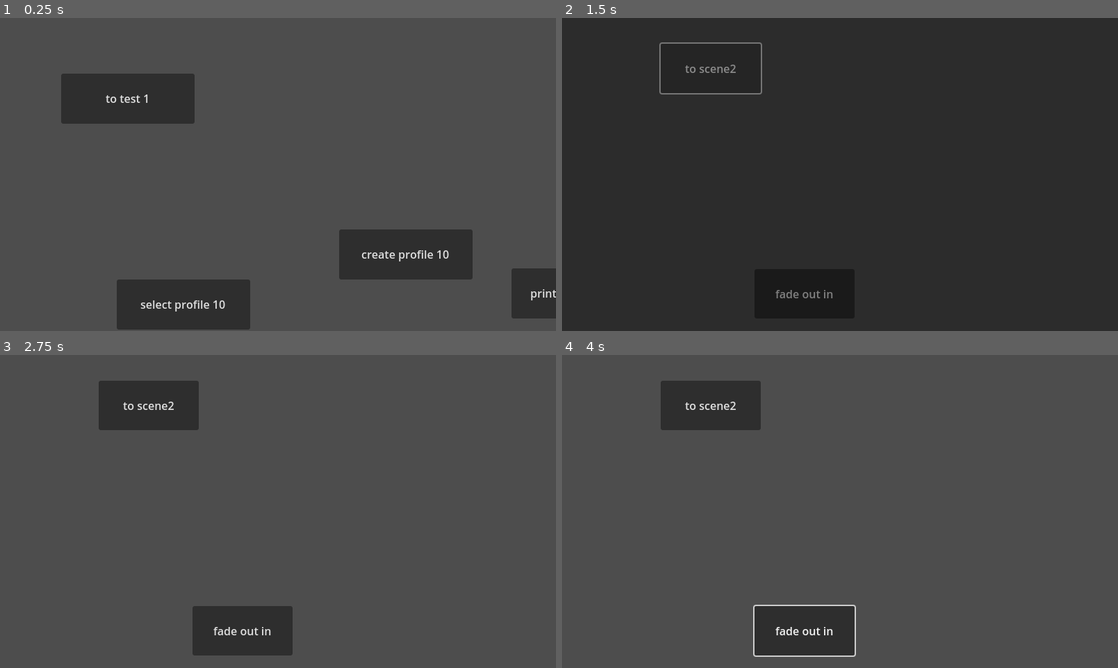
Above: before the commit, frames 1-4 (two rows, left to right).
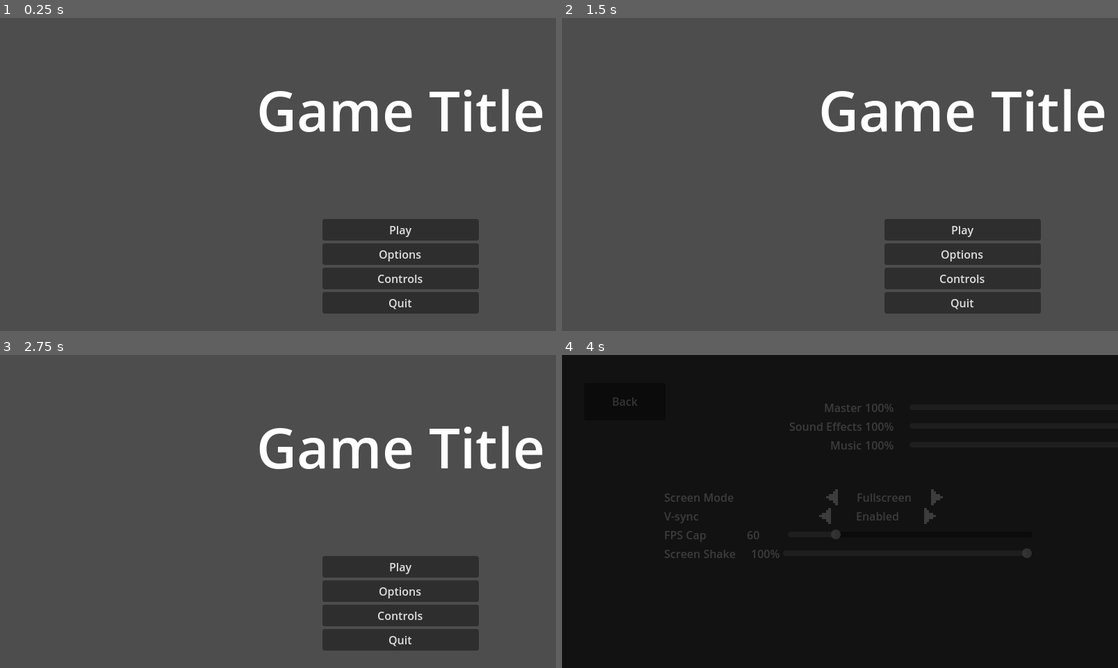
Above: after the commit, the same moments.

Repository: Medow3/godot-base-code
Game: Godot game, scene res://src/main.tscn
The game is run twice, just before and just after one commit, with the same random seed, the same clock (stepped at 60 frames per second) and the same inputs.
Inputs (mouse positions are in pixels of both pictures, inside the frame that each line leads up to):
- Up to frame 1 (0.25 s): no input
- Up to frame 2 (1.5 s): click (689, 99) at 0.5 s, where only the run before the commit has a clickable "to test 1"; click (712, 68) at 1.25 s, where only the run before the commit has a clickable "to scene2"
- Up to frame 3 (2.75 s): click (539, 558) at 2 s, where only the run before the commit has a clickable "to scene 1"
- Up to frame 4 (4 s): click (806, 630) at 2.75 s, where only the run before the commit has a clickable "fade out in"; click (962, 589) at 3.5 s, where only the run after the commit has a clickable "Options"

The runs differ from the first frame. In frame 1, 16% of the frame differs, in the area x 11-100%, y 17-100%; in frame 2, 92%; in frame 3, 16%; in frame 4, 99%, in the area x 0-100%, y 0-100%.

Commit message:
Clean up project

Diff:
--- a/project.godot
+++ b/project.godot
@@ -25,6 +25,7 @@
 SFX="*res://src/managers/sound_fx.tscn"
 SaveData="*res://src/managers/save_data.gd"
 LocalizationTester="*res://src/resources/localization/localization_tester.gd"
+InputBuffer="*res://src/managers/input_buffer.gd"
 
 [display]
 
@@ -46,7 +47,8 @@
 }
 test={
 "deadzone": 0.5,
-"events": []
+"events": [Object(InputEventKey,"resource_local_to_scene":false,"resource_name":"","device":-1,"window_id":0,"alt_pressed":false,"shift_pressed":false,"ctrl_pressed":false,"meta_pressed":false,"pressed":false,"keycode":0,"physical_keycode":89,"key_label":0,"unicode":121,"echo":false,"script":null)
+]
 }
 test2={
 "deadzone": 0.5,
--- a/src/main.gd
+++ b/src/main.gd
@@ -1,30 +1,12 @@
 extends Node2D
-
 
 func _ready():
 	SaveData.load_data(-1)
 	#Music.play_song("Radiative")
 
 
-func _on_button_pressed():
-	Fade.fade_and_change_scene("res://src/testing/scene1.tscn")
-
-
-func _on_button_2_pressed():
-	print(SaveData.create_new_profile(10))
-
-
-func _on_button_3_pressed():
-	print(SaveData.select_profile(10))
-
-
-func _on_button_4_pressed():
-	print(SaveData.get_global_saved_variable("test_variable"))
-
-
-func _on_button_5_pressed():
-	SaveData.set_global_saved_variable("test_variable", SaveData.get_global_saved_variable("test_variable") + 1)
-	SaveData.save_data(SaveData.get_current_profile_number())
+func _on_play_pressed():
+	Fade.fade_and_change_scene("res://src/ui/main_menu/profile_picking_menu/profile_picking_menu.tscn")
 
 
 func _on_button_6_pressed():
@@ -33,3 +15,7 @@
 
 func _on_controls_pressed():
 	Fade.fade_and_change_scene("res://src/ui/main_menu/controls_menu/controls_menu.tscn")
+
+
+func _on_quit_pressed():
+	get_tree().quit()
--- a/src/main.tscn
+++ b/src/main.tscn
@@ -5,59 +5,61 @@
 [node name="main" type="Node2D"]
 script = ExtResource("1")
 
-[node name="Button" type="Button" parent="."]
-offset_left = 88.0
-offset_top = 80.0
-offset_right = 280.0
-offset_bottom = 152.0
-text = "to test 1"
+[node name="Control" type="Control" parent="."]
+layout_mode = 3
+anchors_preset = 15
+anchor_right = 1.0
+anchor_bottom = 1.0
+offset_right = 1152.0
+offset_bottom = 648.0
+grow_horizontal = 2
+grow_vertical = 2
+size_flags_vertical = 4
 
-[node name="Button2" type="Button" parent="."]
-offset_left = 488.0
-offset_top = 304.0
-offset_right = 680.0
-offset_bottom = 376.0
-text = "create profile 10"
+[node name="title" type="Label" parent="Control"]
+layout_mode = 1
+anchors_preset = 5
+anchor_left = 0.5
+anchor_right = 0.5
+offset_left = -206.5
+offset_top = 77.0
+offset_right = 206.5
+offset_bottom = 187.0
+grow_horizontal = 2
+theme_override_font_sizes/font_size = 80
+text = "Game Title"
 
-[node name="Button3" type="Button" parent="."]
-offset_left = 168.0
-offset_top = 376.0
-offset_right = 360.0
-offset_bottom = 448.0
-text = "select profile 10"
+[node name="VBoxContainer" type="VBoxContainer" parent="Control"]
+layout_mode = 1
+anchors_preset = 8
+anchor_left = 0.5
+anchor_top = 0.5
+anchor_right = 0.5
+anchor_bottom = 0.5
+offset_left = -112.5
+offset_top = -35.0
+offset_right = 112.5
+offset_bottom = 101.0
+grow_horizontal = 2
+grow_vertical = 2
 
-[node name="Button4" type="Button" parent="."]
-offset_left = 736.0
-offset_top = 360.0
-offset_right = 928.0
-offset_bottom = 432.0
-text = "print test variable"
+[node name="play" type="Button" parent="Control/VBoxContainer"]
+layout_mode = 2
+text = "MENU_LABEL_PLAY"
 
-[node name="Button5" type="Button" parent="."]
-offset_left = 488.0
-offset_top = 472.0
-offset_right = 680.0
-offset_bottom = 544.0
-text = "inc test variable"
-
-[node name="options" type="Button" parent="."]
-offset_left = 880.0
-offset_top = 48.0
-offset_right = 1072.0
-offset_bottom = 120.0
+[node name="options" type="Button" parent="Control/VBoxContainer"]
+layout_mode = 2
 text = "MENU_OPTIONS"
 
-[node name="controls" type="Button" parent="."]
-offset_left = 880.0
-offset_top = 144.0
-offset_right = 1072.0
-offset_bottom = 216.0
+[node name="controls" type="Button" parent="Control/VBoxContainer"]
+layout_mode = 2
 text = "MENU_OPTIONS_CONTROLS"
 
-[connection signal="pressed" from="Button" to="." method="_on_button_pressed"]
-[connection signal="pressed" from="Button2" to="." method="_on_button_2_pressed"]
-[connection signal="pressed" from="Button3" to="." method="_on_button_3_pressed"]
-[connection signal="pressed" from="Button4" to="." method="_on_button_4_pressed"]
-[connection signal="pressed" from="Button5" to="." method="_on_button_5_pressed"]
-[connection signal="pressed" from="options" to="." method="_on_button_6_pressed"]
-[connection signal="pressed" from="controls" to="." method="_on_controls_pressed"]
+[node name="quit" type="Button" parent="Control/VBoxContainer"]
+layout_mode = 2
+text = "MENU_LABEL_QUIT"
+
+[connection signal="pressed" from="Control/VBoxContainer/play" to="." method="_on_play_pressed"]
+[connection signal="pressed" from="Control/VBoxContainer/options" to="." method="_on_button_6_pressed"]
+[connection signal="pressed" from="Control/VBoxContainer/controls" to="." method="_on_controls_pressed"]
+[connection signal="pressed" from="Control/VBoxContainer/quit" to="." method="_on_quit_pressed"]
--- a/src/managers/input_buffer.gd
+++ b/src/managers/input_buffer.gd
@@ -32,7 +32,7 @@
 		if !event.pressed or event.is_echo():
 			return
 
-		var scancode: int = event.scancode
+		var scancode: int = event.unicode
 		keyboard_timestamps[scancode] = Time.get_ticks_msec()
 	elif event is InputEventJoypadButton:
 		if !event.pressed or event.is_echo():
@@ -54,7 +54,7 @@
 	# the action is buffered.
 	for event in InputMap.action_get_events(action):
 		if event is InputEventKey:
-			var scancode: int = event.scancode
+			var scancode: int = event.unicode
 			if keyboard_timestamps.has(scancode):
 				if Time.get_ticks_msec() - keyboard_timestamps[scancode] <= buffer_window:
 					# Prevent this method from returning true repeatedly and registering duplicate actions.
@@ -85,7 +85,7 @@
 func _invalidate_action(action: String) -> void:
 	for event in InputMap.action_get_events(action):
 		if event is InputEventKey:
-			var scancode: int = event.scancode
+			var scancode: int = event.unicode
 			if keyboard_timestamps.has(scancode):
 				keyboard_timestamps[scancode] = 0
 		elif event is InputEventJoypadButton:
--- a/src/resources/dynamic_soundtrack/new_resource.tres
+++ /dev/null
@@ -1,22 +0,0 @@
-[gd_resource type="Resource" script_class="SongData" load_steps=5 format=3 uid="uid://wevcdjamppqe"]
-
-[ext_resource type="Script" path="res://src/resources/dynamic_soundtrack/song_data.gd" id="1_04bf6"]
-[ext_resource type="AudioStream" uid="uid://c34bws3t0g4ub" path="res://assets/audio/music/Radiative.ogg" id="1_4sqpa"]
-[ext_resource type="Script" path="res://src/resources/dynamic_soundtrack/transition_points_data.gd" id="3_br5xg"]
-
-[sub_resource type="Resource" id="Resource_d1w8f"]
-script = ExtResource("3_br5xg")
-custom_transition_points = null
-beats_in_song = 0
-bpm = null
-beats_per_bar = 4
-use_bar_recurring_points = null
-bars_per_recurring_point = null
-use_beat_recurring_points = null
-beats_per_recurring_point = null
-
-[resource]
-script = ExtResource("1_04bf6")
-full_song_file = ExtResource("1_4sqpa")
-layers = Array[AudioStreamOggVorbis]([])
-transition_points_data = SubResource("Resource_d1w8f")
--- a/src/resources/dynamic_soundtrack/song_data.gd
+++ /dev/null
@@ -1,13 +0,0 @@
-class_name SongData extends Resource
-
-@export var full_song_file: AudioStreamOggVorbis = null
-@export var layers: Array[AudioStreamOggVorbis]
-
-@export var transition_points_data: TransitionPointsData
-
-
-func call_func_on_next_beat(to_call: Callable, timer: SceneTreeTimer, my_player: AudioStreamPlayer) -> void:
-	var current_playtime: float = my_player.get_playback_position()
-	timer.start(transition_points_data.get_time_until_next_beat(current_playtime))
-	await timer.timeout
-	to_call.call()
--- a/src/resources/dynamic_soundtrack/transition_points_data.gd
+++ /dev/null
@@ -1,47 +0,0 @@
-class_name TransitionPointsData extends Resource
-
-@export var custom_transition_points: Array[float]
-
-@export_group("Recurring Points")
-@export var beats_in_song: int = 0
-@export var bpm: int = 60
-@export var beats_per_bar: int = 4
-
-@export_subgroup("Bars")
-@export var use_bar_recurring_points: bool = false
-@export var bars_per_recurring_point: int = 4
-
-@export_subgroup("Beats")
-@export var use_beat_recurring_points: bool = false
-@export var beats_per_recurring_point: int = 1
-
-
-
-func get_all_transition_points() -> Array[float]:
-	var all_points: Array[float] = []
-	all_points.append_array(custom_transition_points)
-	all_points.append_array(get_all_recurring_transition_points())
-	all_points.sort()
-	return all_points
-
-
-func get_all_recurring_transition_points() -> Array[float]:
-	var all_recurring_points: Array[float] = []
-	var bars_in_song: int = beats_in_song / beats_per_bar
-	for i in range(bars_per_recurring_point, bars_in_song, bars_per_recurring_point):
-		all_recurring_points.append(i)
-	for i in range(beats_per_recurring_point, beats_in_song, beats_per_recurring_point):
-		all_recurring_points.append(i)
-	return all_recurring_points
-
-
-func _get_all_beats() -> Array[float]:
-	return range(beats_per_recurring_point, beats_in_song, beats_per_recurring_point)
-
-
-func get_time_until_next_beat(current_song_time: float) -> float:
-	var all_beats: Array[float] = _get_all_beats()
-	for i in all_beats:
-		if i > current_song_time:
-			return i - current_song_time
-	return 0.0
--- a/src/resources/localization/translation_files/Base-Code-Localization - Base.csv
+++ b/src/resources/localization/translation_files/Base-Code-Localization - Base.csv
@@ -25,3 +25,5 @@
 MENU_OPTIONS_WINDOWED,Windowed,Fenêtré,Ventana,Fenstermodus,A finestra,Janela,Janela,Оконный режим,Σε παράθυρο,Pencere,Vindue,Vindusmodus,Fönsterläge,Venster,Okno,Ikkunoitu,ウィンドウモード,窗口模式,窗口模式,창 모드,Režim v okně,Ablakban,Fereastră,หน้าต่าง,В прозорец,חלון,الشاشة المصغرة Windowed,U Prozoru
 MENU_OPTIONS,Options,Options,Opciones,Optionen,Opzioni,Opções,Opções,Настройки,Επιλογές,Ayarlar,Indstillinger,Innstillinger,Inställningar,Instellingen,Ustawienia,Asetukset,設定,设置,設置,설정,Nastavení,Beállítások,Preferințe,ตัวเลือก,Настройки,אפשרויות,خيارات,Opcije
 MENU_OPTIONS_CONTROLS,Controls,Contrôles,Controles,Tastenbelegung,Comandi,Controles,Controlos,Управление,Χειρισμός,Kont …(183 unchanged characters)…
+MENU_LABEL_PLAY,Play,Jouer,Jugar,Spielen,Gioca,Jogar,Jogar,Играть,Παίξε,Oyna,Spil,Spill,Spela,Spelen,Zagraj,Pelaa,プレイ,开始,開始,플레이,Hrát,Játszás,Joacă,เล่น,Пускане,התחל,لعب,Igraj
+MENU_LABEL_QUIT,Quit,Quitter,Cerrar,Beenden,Esci,Sair,Sair,Выход,Έξοδος,Oyunu Kapat,Afslut,Avslutt,Avsluta,Stoppen,Wyjdź,Lopeta,終了する,退出,退出,종료,Ukončit hru,Bezárás,Închidere,ออก,Изход,הפסק,خروج,Izaći
--- a/src/testing/scene1.gd
+++ /dev/null
@@ -1,19 +0,0 @@
-extends Node2D
-
-
-func _ready():
-	print("scene1")
-	print(SaveData.get_global_saved_variable("test_variable"))
-	SaveData.set_global_saved_variable("test_variable", 2)
-	SaveData.save_data(SaveData.get_current_profile_number())
-
-func _on_button_pressed():
-	Fade.fade_and_change_scene("res://src/testing/scene2.tscn")
-
-
-func _on_button_2_pressed():
-	Fade.fade_out_call_func_fade_in()
-
-
-func _on_button_3_pressed():
-		get_tree().change_scene_to_file("res://src/testing/scene2.tscn")
--- a/src/testing/scene1.tscn
+++ /dev/null
@@ -1,31 +0,0 @@
-[gd_scene load_steps=2 format=3 uid="uid://c3jojjgaxm4f7"]
-
-[ext_resource type="Script" path="res://src/testing/scene1.gd" id="1_l0esh"]
-
-[node name="Scene1" type="Node2D"]
-script = ExtResource("1_l0esh")
-
-[node name="Button" type="Button" parent="."]
-offset_left = 142.0
-offset_top = 37.0
-offset_right = 286.0
-offset_bottom = 108.0
-text = "to scene2"
-
-[node name="Button2" type="Button" parent="."]
-offset_left = 277.0
-offset_top = 361.0
-offset_right = 421.0
-offset_bottom = 432.0
-text = "fade out in"
-
-[node name="Button3" type="Button" parent="."]
-offset_left = 278.0
-offset_top = 473.0
-offset_right = 422.0
-offset_bottom = 544.0
-text = "no fade 2"
-
-[connection signal="pressed" from="Button" to="." method="_on_button_pressed"]
-[connection signal="pressed" from="Button2" to="." method="_on_button_2_pressed"]
-[connection signal="pressed" from="Button3" to="." method="_on_button_3_pressed"]
--- a/src/testing/scene2.gd
+++ /dev/null
@@ -1,16 +0,0 @@
-extends Node2D
-
-func _ready():
-	print("scene2")
-
-
-func _on_button_pressed():
-	Fade.fade_and_change_scene("res://src/testing/scene1.tscn")
-
-
-func _on_button_2_pressed():
-	Fade.fade_and_reload_scene()
-
-
-func _on_button_3_pressed():
-	get_tree().change_scene_to_file("res://src/testing/scene1.tscn")
--- a/src/testing/scene2.tscn
+++ /dev/null
@@ -1,31 +0,0 @@
-[gd_scene load_steps=2 format=3 uid="uid://chjeepyl23ash"]
-
-[ext_resource type="Script" path="res://src/testing/scene2.gd" id="1_s7fxl"]
-
-[node name="Scene2" type="Node2D"]
-script = ExtResource("1_s7fxl")
-
-[node name="Button" type="Button" parent="."]
-offset_left = 701.0
-offset_top = 256.0
-offset_right = 854.0
-offset_bottom = 330.0
-text = "to scene 1"
-
-[node name="Button2" type="Button" parent="."]
-offset_left = 296.0
-offset_top = 311.0
-offset_right = 449.0
-offset_bottom = 385.0
-text = "reload sceen"
-
-[node name="Button3" type="Button" parent="."]
-offset_left = 626.0
-offset_top = 510.0
-offset_right = 779.0
-offset_bottom = 584.0
-text = "no fade to 1"
-
-[connection signal="pressed" from="Button" to="." method="_on_button_pressed"]
-[connection signal="pressed" from="Button2" to="." method="_on_button_2_pressed"]
-[connection signal="pressed" from="Button3" to="." method="_on_button_3_pressed"]
--- a/src/tools/keybind_manager/keybinds_manager.gd
+++ b/src/tools/keybind_manager/keybinds_manager.gd
@@ -47,7 +47,7 @@
 		if i.action_name == action_name:
 			return i.get_button_string_for_action(for_controller)
 
-	assert(false) #,"Invalid action_name.")
+	assert(false, "Invalid action_name.")
 	return ""
 
 
--- a/src/ui/main_menu/controls_menu/controls_menu.tscn
+++ b/src/ui/main_menu/controls_menu/controls_menu.tscn
@@ -38,5 +38,13 @@
 [node name="Button" parent="GridContainer/keybind_changer2" index="1"]
 focus_neighbor_left = NodePath("../../keybind_changer/Button")
 
+[node name="keybind_changer3" parent="GridContainer" instance=ExtResource("2")]
+layout_mode = 2
+action_name = "Escape"
+
+[node name="Button" parent="GridContainer/keybind_changer3" index="1"]
+focus_neighbor_left = NodePath("../../keybind_changer/Button")
+
 [editable path="GridContainer/keybind_changer"]
 [editable path="GridContainer/keybind_changer2"]
+[editable path="GridContainer/keybind_changer3"]
--- /dev/null
+++ b/src/ui/main_menu/profile_picking_menu/profile_picking_menu.tscn
@@ -0,0 +1,9 @@
+[gd_scene format=3 uid="uid://c0uymaip2ifs1"]
+
+[node name="ProfilePickingMenu" type="Control"]
+layout_mode = 3
+anchors_preset = 15
+anchor_right = 1.0
+anchor_bottom = 1.0
+grow_horizontal = 2
+grow_vertical = 2
--- a/src/ui/main_menu/settings_menu/components/setting_enum.tscn
+++ b/src/ui/main_menu/settings_menu/components/setting_enum.tscn
@@ -41,3 +41,6 @@
 texture_normal = ExtResource("2_6xyh0")
 stretch_mode = 0
 flip_h = true
+
+[connection signal="pressed" from="left_arrow" to="." method="_on_left_arrow_pressed"]
+[connection signal="pressed" from="right_arrow" to="." method="_on_right_arrow_pressed"]
Not shown, removed: assets/audio/sound_effects/on_player_dash.wav.import
Not shown, removed: assets/audio/sound_effects/on_player_dash_cancled_early.wav.import
Binary file changed: src/resources/localization/translation_files/Base-Code-Localization - Base.ar.translation
Binary file changed: src/resources/localization/translation_files/Base-Code-Localization - Base.bg.translation
Binary file changed: src/resources/localization/translation_files/Base-Code-Localization - Base.bs_BA.translation
Binary file changed: src/resources/localization/translation_files/Base-Code-Localization - Base.cs.translation
Binary file changed: src/resources/localization/translation_files/Base-Code-Localization - Base.da.translation
Binary file changed: src/resources/localization/translation_files/Base-Code-Localization - Base.de.translation
Binary file changed: src/resources/localization/translation_files/Base-Code-Localization - Base.el.translation
Binary file changed: src/resources/localization/translation_files/Base-Code-Localization - Base.en.translation
Binary file changed: src/resources/localization/translation_files/Base-Code-Localization - Base.es.translation
Binary file changed: src/resources/localization/translation_files/Base-Code-Localization - Base.fi.translation
(and 21 more such lines)
